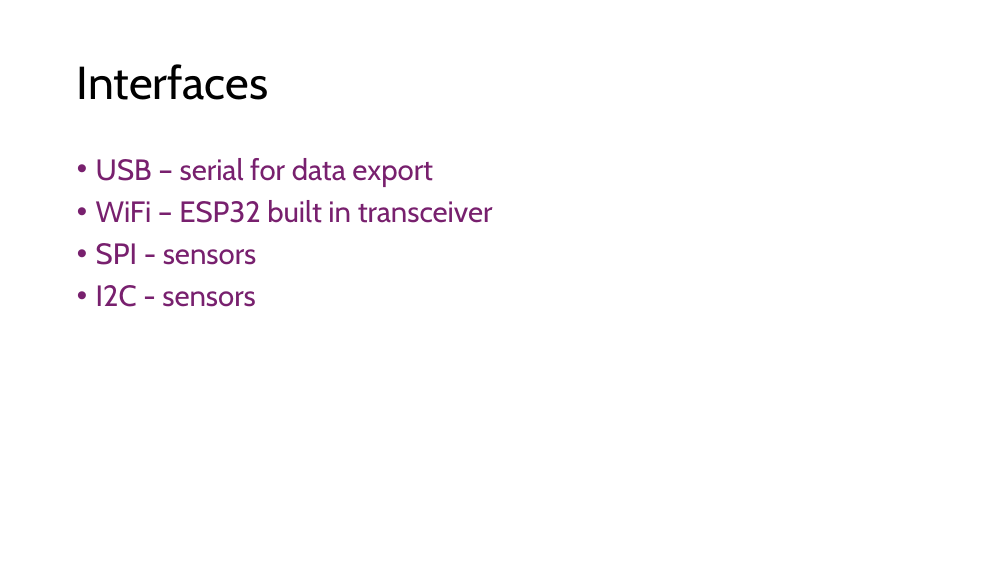
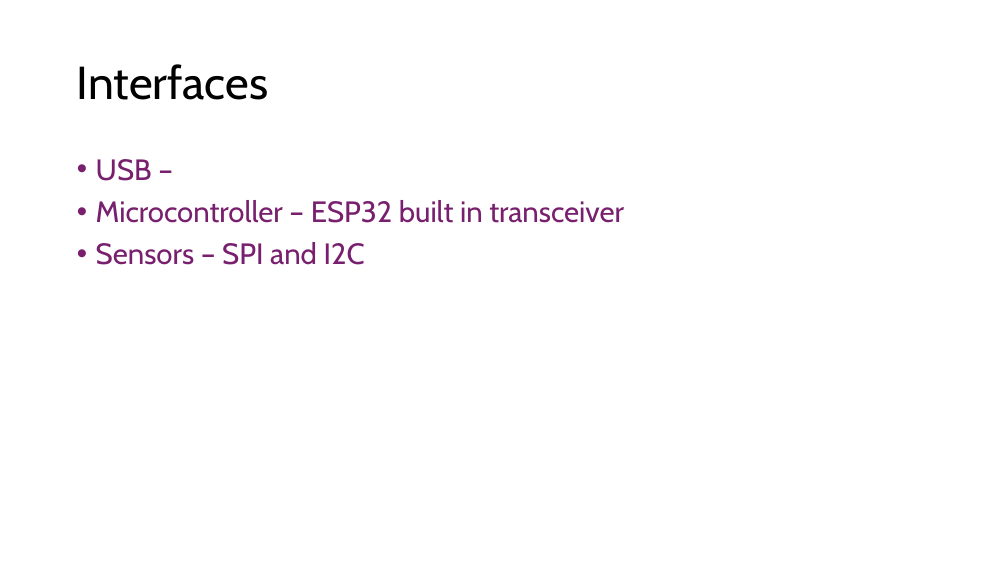
Before and after one commit to Tannyr-Singleterry/ECE590_SeniorDesign, a slide deck: slide 12 of Documents/CDR/CDR_Presentation.pptx. Drawn at 1008x567 pixels with LibreOffice and Linux fonts; fonts in the diff are those of the drawing. Boxes give left, top, right and bottom in pixels: in the first picture for what was removed or moved away, otherwise in the second. Text is boxed around its words. In the diff, an @@ line names an element or a change of style, - is before the commit and + after.

```diff
--- a/Documents/CDR/CDR_Presentation.pptx
+++ b/Documents/CDR/CDR_Presentation.pptx
@@ text at bbox=[96, 159, 624, 265]: text changed @@
-• USB – serial for data export
-• WiFi – ESP32 built in transceiver
-• SPI - sensors
-• I2C - sensors
+• USB –
+• Microcontroller – ESP32 built in transceiver
+• Sensors – SPI and I2C
```
Also in this commit, not shown: 7 other slides changed.
